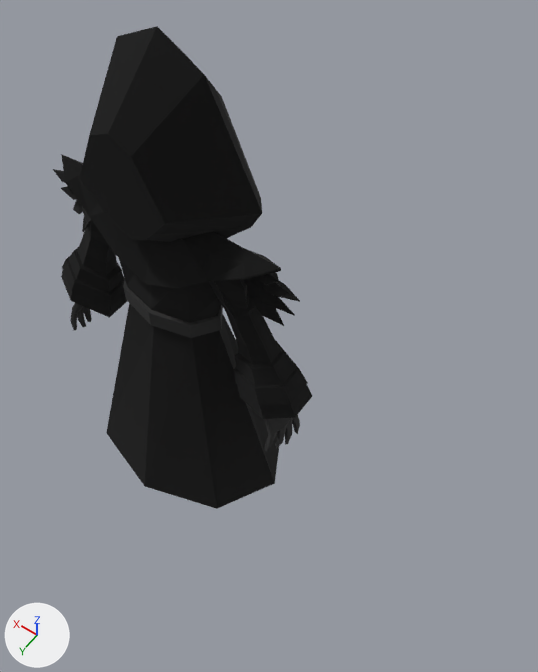
A saved change to the Blender file Assets/FBX/Dark_Inquisitor/Dark_Inquisitor.blend.
Before and after are seen from a 50 mm lens placed at (-7.04, 6.67, 16.48), pointed at (-1.9, -0.53, 5.18). Lighting does not change. The marker at lower left points along +X, +Y and +Z.
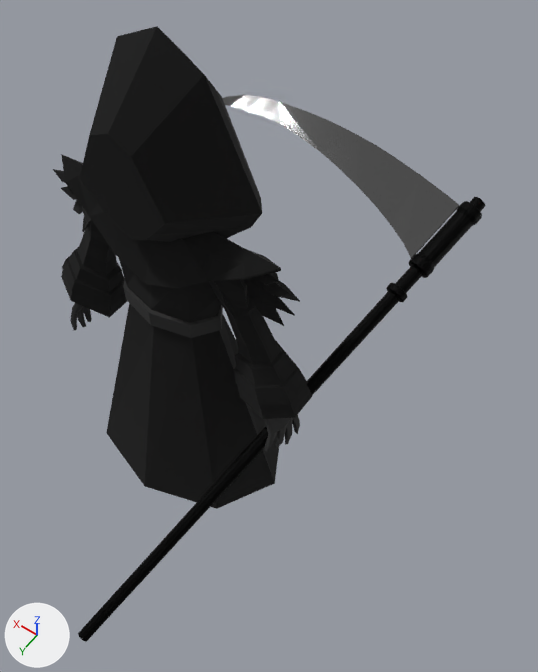
Changed parts and their boxes [x1, y1, x2, y2] in the pictures (538 x 672 px):
'Cylinder', shown: after [78, 95, 486, 641]

Diff of the bpy script that builds the scene:
```diff
--- a/Assets/FBX/Dark_Inquisitor/Dark_Inquisitor.blend.py
+++ b/Assets/FBX/Dark_Inquisitor/Dark_Inquisitor.blend.py
@@ ob_cylinder @@
 ob_cylinder.scale = (1.04, 1.04, 1.04)
-ob_cylinder.hide_render = True
```
